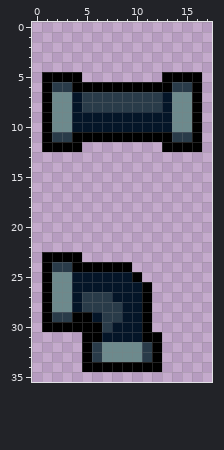
One commit to this pixel-art sprite: assets/texture/pipe.png. This is how it looked before the edit.
The file is 18x36 pixels.
After the commit:
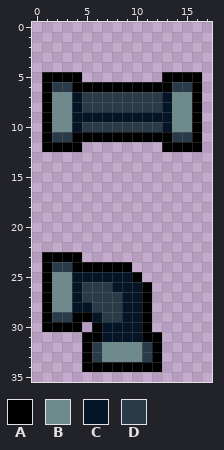
Palette (. is transparent): A #000000  B #6d8a8d  C #041528  D #293b49
The exact change:
y 10: x 5..12 CCCCCCCC -> DDDDDDDD
y 26: x 5..7 CCC -> DDD
y 27: x 8 C -> D
y 28: x 5 D -> C
y 30: x 5 A -> .; x 7 D -> C
Where, in picture pixels (left, top, right, bottom), the same in both pictures:
changed: (82, 122, 162, 132)
changed: (82, 282, 122, 332)
